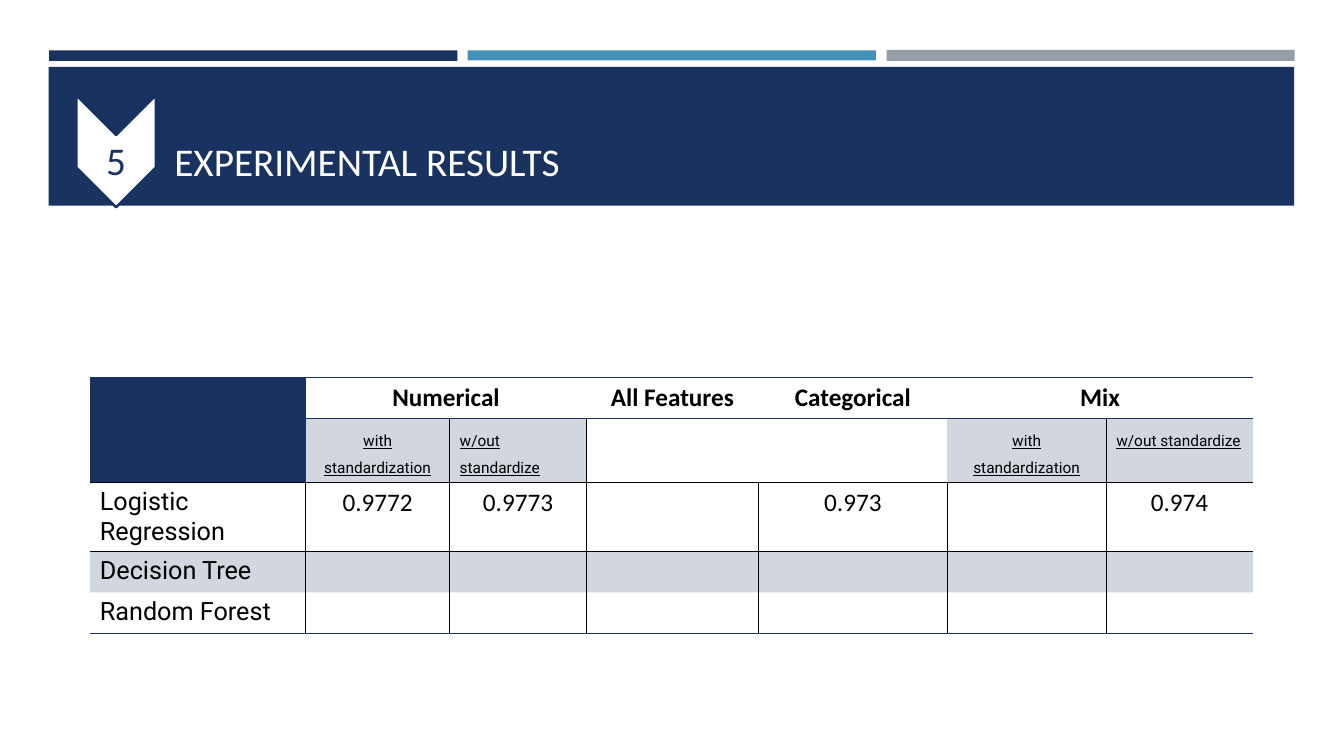
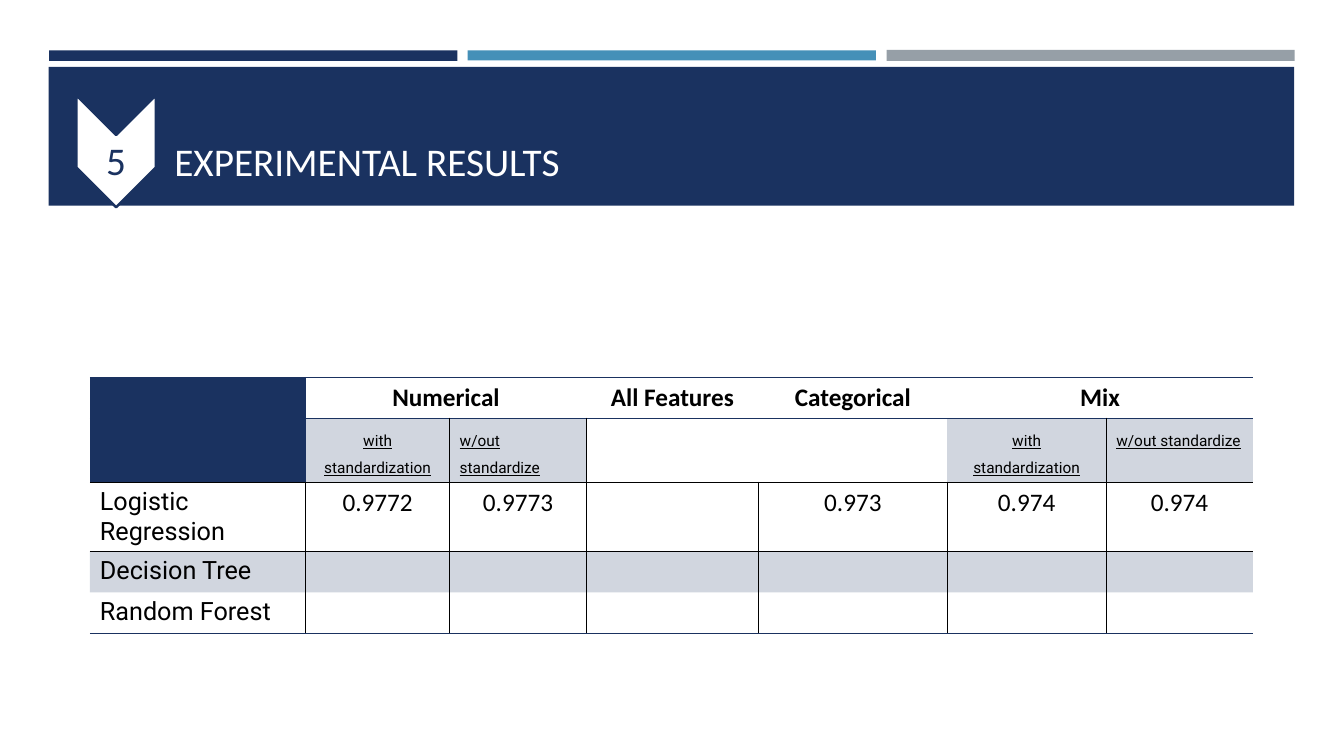
Before and after one commit to lmriccardo/fraudolent-transaction-classification, a slide deck: slide 12 of presentation/fraudolent_transaction.pptx. Drawn at 1344x756 pixels with LibreOffice and Linux fonts; fonts in the diff are those of the drawing. Boxes give left, top, right and bottom in pixels: in the first picture for what was removed or moved away, otherwise in the second. Text is boxed around its words. In the diff, an @@ line names an element or a change of style, - is before the commit and + after.

```diff
--- a/presentation/fraudolent_transaction.pptx
+++ b/presentation/fraudolent_transaction.pptx
@@ table at box(90, 377, 1253, 625) @@
-row 3, column 6: 
+row 3, column 6: 0.974
```
Also in this commit, not shown: 3 other files.
